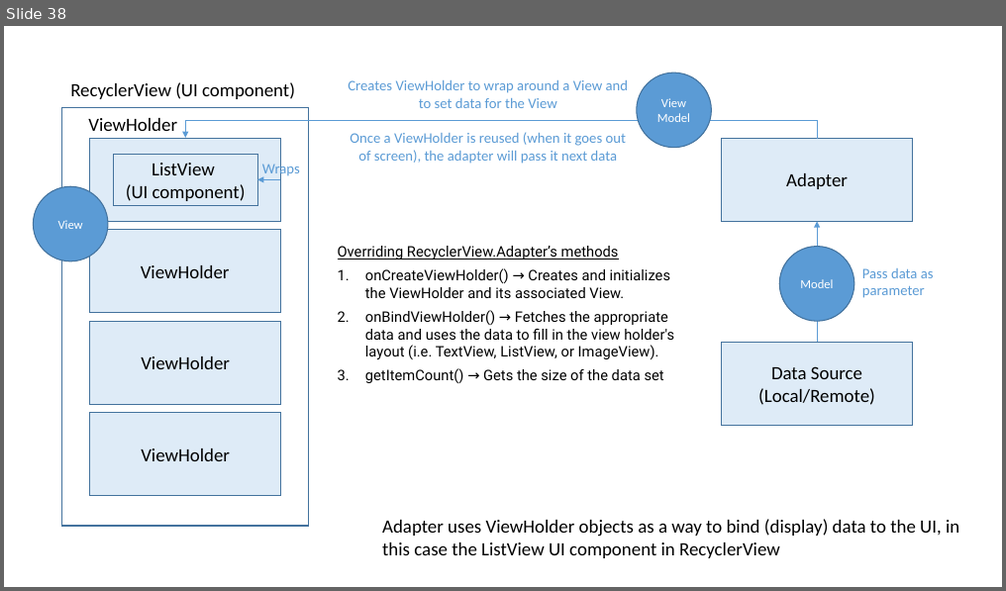
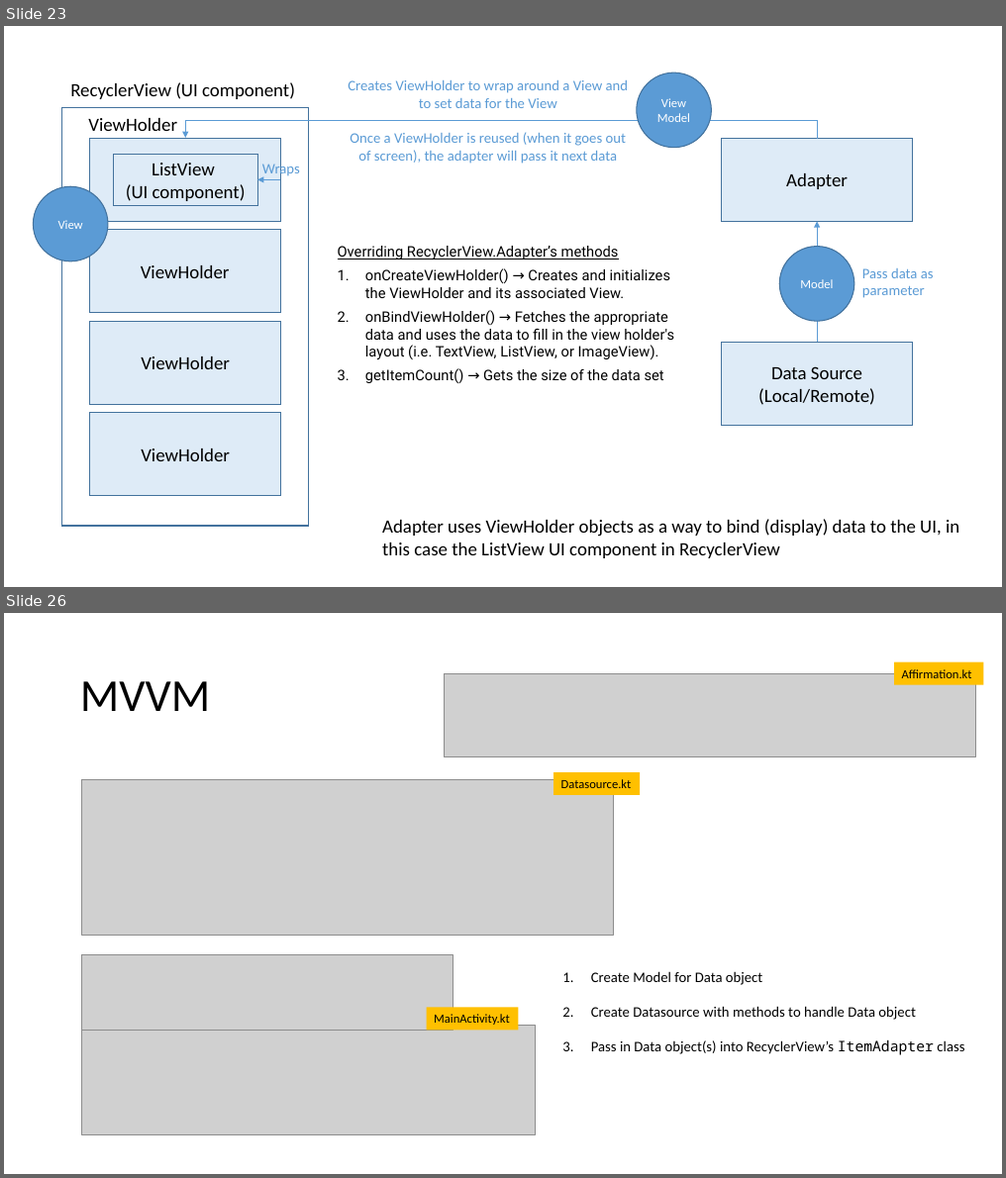
Before and after one commit to joellecorliss/Associate-Android-Developer, a slide deck: Android Basics in Kotlin.pptx. Shown one above the other, each under a label of ours: slide 38 before the commit, slides 23 and 26 after it; the slides between them are not shown. The pictures are 1006x591 and 1006x1178 pixels, drawn with LibreOffice and Linux fonts; fonts in the diff are those of the drawing; grey boxes stand for pictures. Boxes give left, top, right and bottom in pixels: in the first picture for what was removed or moved away, otherwise in the second. Text is boxed around its words. In the diff, an @@ line names an element or a change of style, - is before the commit and + after.

```diff
--- a/Android Basics in Kotlin.pptx
+++ b/Android Basics in Kotlin.pptx
@@ slide 26 added at (x1=4, y1=613, x2=1002, y2=1174), background #FFFFFF @@
@@ rectangle added at (x1=894, y1=663, x2=984, y2=685), fill #FFC000, 12 pt, text #000000 @@
+Affirmation.kt
@@ title added at (x1=80, y1=681, x2=211, y2=711), 44 pt, text #000000 @@
+MVVM
@@ picture added at (x1=445, y1=673, x2=976, y2=758) @@
@@ picture added at (x1=82, y1=780, x2=614, y2=936) @@
@@ rectangle added at (x1=553, y1=772, x2=640, y2=795), fill #FFC000, 12 pt, text #000000 @@
+Datasource.kt
@@ picture added at (x1=82, y1=956, x2=453, y2=1030) @@
@@ text added at (x1=591, y1=971, x2=964, y2=1056), 14 pt, text #000000 @@
+1. Create Model for Data object
+2. Create Datasource with methods to handle Data object
+3. Pass in Data object(s) into RecyclerView’s ItemAdapter class
@@ picture added at (x1=82, y1=1026, x2=536, y2=1136) @@
@@ rectangle added at (x1=426, y1=1008, x2=519, y2=1030), fill #FFC000, 12 pt, text #000000 @@
+MainActivity.kt
@@ what was slide 38 is now slide 23 @@
```
Also in this commit, not shown: 2 slides changed, 6 other slides added, 1 slide removed.
